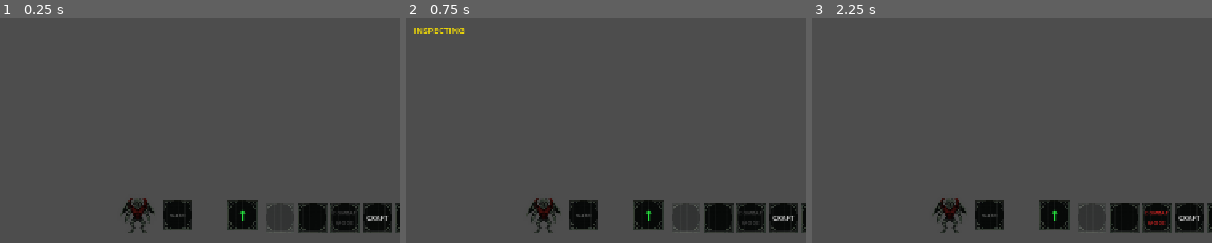
Above: before the commit, frames 1-3 (left to right).
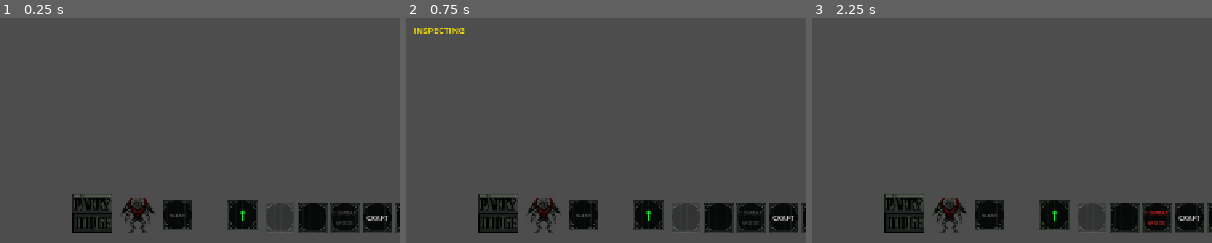
Above: after the commit, the same moments.

Repository: zakanater19/godot-roguetown
Game: Godot game, scene res://player.tscn
Two runs of this game, one before a commit and one after it. Both use one fixed random seed, a clock stepped at 60 frames per second and the inputs below. This scene is started directly instead of the project's main scene.
Inputs (mouse positions are % of the whole screen's width and height, from its top left):
- Up to frame 1 (0.25 s): no input
- Up to frame 2 (0.75 s): tap Enter at 0.5 s; move the mouse to (72, 45) at 0.52 s; hold D from 0.53 s (still down); hold Shift from 0.53 s (still down); click (72, 45) at 0.67 s
- Up to frame 3 (2.25 s): tap Space at 0.77, 1.25 s; release D at 1.25 s; release Shift at 1.25 s; drag from (30, 55) to (45, 70) at 1.27 s; tap Enter at 2 s; move the mouse to (60, 28) at 2.02 s; hold D from 2.03 s (still down); tap C at 2.1 s; click (60, 28) at 2.17 s
The pictures show only the part of the screen within x 0-50%, y 50-100%; the shares and areas given below are measured in that part.

The runs differ from the first frame. In frame 1, 1.6% of the frame differs, in the area x 18-28%, y 78-96%; in frame 2, 1.6%; in frame 3, 1.6%.

Commit message:
adds parry/doge and agility stat

Diff:
--- a/HUD.gd
+++ b/HUD.gd
@@ -71,6 +71,9 @@
 var targeted_limb: String     = "chest"
 var _limb_highlights: Dictionary = {}  # limb_name -> TextureRect
 
+# Combat stance icon
+var _stance_icon: TextureRect = null
+
 const LIMB_REGIONS: Dictionary = {
 	"chest": [Vector2(4,  8),  Vector2(57, 35)],
 	"r_arm": [Vector2(12, 25), Vector2(11, 23)],
@@ -97,6 +100,7 @@
 	_build_clothing_panel(root)
 	_build_hand_boxes(root)
 	_build_limb_panel(root)
+	_build_stance_icon(root)
 
 # ── Clothing panel (shifted left: -140 to center in 1000px game area) ────────
 
@@ -406,6 +410,48 @@
 	if event is InputEventMouseButton and event.button_index == MOUSE_BUTTON_LEFT and event.pressed:
 		_select_limb(limb_name)
 
+# ── Combat stance icon ────────────────────────────────────────────────────────
+
+func _build_stance_icon(parent: Control) -> void:
+	# Sits immediately to the left of the limb panel.
+	# Limb panel: offset_right = -388, offset_left = -452.
+	# We place this panel 8px to the left of that: offset_right = -460, offset_left = -524.
+	var panel := Control.new()
+	panel.anchor_left   = 0.5
+	panel.anchor_right  = 0.5
+	panel.anchor_top    = 1.0
+	panel.anchor_bottom = 1.0
+	panel.offset_right  = -460
+	panel.offset_left   = -524          # 64px wide
+	panel.offset_bottom = -16
+	panel.offset_top    = -16 - 64      # 64px tall
+	panel.mouse_filter  = Control.MOUSE_FILTER_STOP
+	parent.add_child(panel)
+
+	# Dark background
+	var bg := ColorRect.new()
+	bg.color        = Color(0.1, 0.1, 0.1, 0.7)
+	bg.size         = Vector2(64, 64)
+	bg.mouse_filter = Control.MOUSE_FILTER_IGNORE
+	panel.add_child(bg)
+
+	# Stance icon — default dodge
+	var dodge_tex := load("res://ui/dodge.png") as Texture2D
+	_stance_icon = TextureRect.new()
+	_stance_icon.texture      = dodge_tex
+	_stance_icon.stretch_mode = TextureRect.STRETCH_KEEP_ASPECT_CENTERED
+	_stance_icon.expand_mode  = TextureRect.EXPAND_IGNORE_SIZE
+	_stance_icon.size         = Vector2(64, 64)
+	_stance_icon.mouse_filter = Control.MOUSE_FILTER_IGNORE
+	panel.add_child(_stance_icon)
+
+	panel.gui_input.connect(_on_stance_gui_input)
+
+func _on_stance_gui_input(event: InputEvent) -> void:
+	if event is InputEventMouseButton and event.button_index == MOUSE_BUTTON_LEFT and event.pressed:
+		if player != null and player.has_method("toggle_combat_stance"):
+			player.toggle_combat_stance()
+
 # ── Stats Update ─────────────────────────────────────────────────────────────
 
 func update_stats(health: int, stamina: float) -> void:
@@ -442,6 +488,14 @@
 	if _intent_label == null: return
 	if is_combat: _intent_label.add_theme_color_override("font_color", Color(0.9, 0.15, 0.15))
 	else:         _intent_label.add_theme_color_override("font_color", Color(0.3, 0.3, 0.3))
+
+func update_stance_display(stance: String) -> void:
+	if _stance_icon == null:
+		return
+	var tex_path: String = "res://ui/dodge.png" if stance == "dodge" else "res://ui/parry.png"
+	var tex := load(tex_path) as Texture2D
+	if tex != null:
+		_stance_icon.texture = tex
 
 func update_hands_display(hands: Array, active_hand: int) -> void:
 	for i in range(min(2, _hand_icons.size())):
--- a/classes.gd
+++ b/classes.gd
@@ -3,7 +3,8 @@
 const DATA: Dictionary = {
 	"peasant": {
 		"stats": {
-			"strength": 7
+			"strength": 7,
+			"agility": 10
 		},
 		"skills": {
 			"sword_fighting": 0,
@@ -17,7 +18,8 @@
 	},
 	"merchant": {
 		"stats": {
-			"strength": 10
+			"strength": 10,
+			"agility": 10
 		},
 		"skills": {
 			"sword_fighting": 2,
@@ -33,7 +35,8 @@
 	},
 	"bandit": {
 		"stats": {
-			"strength": 11
+			"strength": 11,
+			"agility": 10
 		},
 		"skills": {
 			"sword_fighting": 2,
@@ -49,7 +52,8 @@
 	},
 	"adventurer": {
 		"stats": {
-			"strength": 10
+			"strength": 10,
+			"agility": 10
 		},
 		"skills": {
 			"sword_fighting": 0,
@@ -63,7 +67,8 @@
 	},
 	"swordsman": {
 		"stats": {
-			"strength": 12
+			"strength": 12,
+			"agility": 10
 		},
 		"skills": {
 			"sword_fighting": 3,
@@ -78,7 +83,8 @@
 	},
 	"miner": {
 		"stats": {
-			"strength": 12
+			"strength": 12,
+			"agility": 10
 		},
 		"skills": {
 			"sword_fighting": 1,
@@ -93,7 +99,8 @@
 	},
 	"debug": {
 		"stats": {
-			"strength": 20
+			"strength": 20,
+			"agility": 10
 		},
 		"skills": {
 			"sword_fighting": 5,
--- a/player.gd
+++ b/player.gd
@@ -77,6 +77,7 @@
 
 var intent: String = "help"
 var combat_mode: bool = false
+var combat_stance: String = "dodge"
 var _awaiting_move_confirm: bool = false
 
 # --- SPRINT & EXHAUSTION ---
@@ -109,7 +110,8 @@
 
 # --- STATS ---
 var stats: Dictionary = {
-	"strength": 10
+	"strength": 10,
+	"agility": 10
 }
 
 # --- HEALTH & STAMINA ---
@@ -268,6 +270,9 @@
 func toggle_combat_mode() -> void:
 	if combat: combat.toggle_combat_mode()
 
+func toggle_combat_stance() -> void:
+	if combat: combat.toggle_combat_stance()
+
 func show_loot_warning(looter_peer_id: int, item_desc: String) -> void:
 	if misc: misc.show_loot_warning(looter_peer_id, item_desc)
 
@@ -299,6 +304,19 @@
 	else:
 		if sender_id == 1:
 			if combat: combat.set_combat_mode_local(mode)
+
+@rpc("any_peer", "call_remote", "reliable")
+func _sync_combat_stance(stance: String) -> void:
+	var sender_id = multiplayer.get_remote_sender_id()
+	if sender_id == 0: sender_id = multiplayer.get_unique_id()
+
+	if multiplayer.is_server():
+		if sender_id == get_multiplayer_authority():
+			if combat: combat.set_combat_stance_local(stance)
+			rpc("_sync_combat_stance", stance)
+	else:
+		if sender_id == 1:
+			if combat: combat.set_combat_stance_local(stance)
 
 # ===========================================================================
 # Sleep Mechanics
@@ -725,6 +743,7 @@
 	_hud.setup(self)
 	_hud.update_clothing_display(equipped)
 	_hud.update_combat_display(combat_mode)
+	_hud.update_stance_display(combat_stance)
 
 	_update_hands_ui()
 
--- a/playercombat.gd
+++ b/playercombat.gd
@@ -54,6 +54,25 @@
 		player._hud.update_combat_display(player.combat_mode)
 
 # ===========================================================================
+# Combat Stance Toggling (dodge <-> parry)
+# ===========================================================================
+
+func toggle_combat_stance() -> void:
+	var new_stance: String = "parry" if player.combat_stance == "dodge" else "dodge"
+	set_combat_stance_local(new_stance)
+
+	if player.multiplayer.has_multiplayer_peer():
+		if player.multiplayer.is_server():
+			player.rpc("_sync_combat_stance", new_stance)
+		else:
+			player.rpc_id(1, "_sync_combat_stance", new_stance)
+
+func set_combat_stance_local(stance: String) -> void:
+	player.combat_stance = stance
+	if player._hud != null and player._is_local_authority():
+		player._hud.update_stance_display(stance)
+
+# ===========================================================================
 # Taking Damage & Death
 # ===========================================================================
 
--- a/world.gd
+++ b/world.gd
@@ -162,7 +162,7 @@
 
 
 func _calculate_combat_roll(attacker: Node, defender: Node, base_amount: int, is_sword_attack: bool) -> Dictionary:
-	var result = {"damage": base_amount, "blocked": false}
+	var result = {"damage": base_amount, "blocked": false, "block_type": ""}
 	if not defender.is_in_group("player"):
 		return result
 
@@ -180,15 +180,27 @@
 		if "skills" in attacker:
 			a_skill = attacker.skills.get("sword_fighting", 0)
 
-	var d_skill = 0
-	if d_has_sword:
+	# Determine the defender's combat stance ("dodge" is the default if not set)
+	var d_stance: String = defender.get("combat_stance") if defender.get("combat_stance") != null else "dodge"
+
+	var avoidance_chance = 0.0
+
+	if d_stance == "parry" and d_has_sword:
+		# --- PARRY: skill-based, only when armed ---
+		var d_skill = 0
 		if "skills" in defender:
 			d_skill = defender.skills.get("sword_fighting", 0)
-
-	var block_chance = 0.0
-	if d_has_sword:
-		# Changed multiplier from 19.6 to 17.0 (5 levels advantage = 85% block chance)
-		block_chance = clamp(float(d_skill - a_skill) * 17.0, 0.0, 98.0)
+		# Changed multiplier from 19.6 to 17.0 (5 levels advantage = 85% parry chance)
+		avoidance_chance = clamp(float(d_skill - a_skill) * 17.0, 0.0, 98.0)
+		result.block_type = "parried"
+	else:
+		# --- DODGE: agility-based, always available ---
+		# Base 10 agility = 20% dodge. Each point above/below 10 adds/removes 5%.
+		var d_agility = 10
+		if "stats" in defender:
+			d_agility = defender.stats.get("agility", 10)
+		avoidance_chance = clamp((d_agility - 10) * 5.0 + 20.0, 0.0, 85.0)
+		result.block_type = "dodged"
 
 	# --- DIRECTIONAL COMBAT MODIFIERS ---
 	if attacker != null and (attacker.is_in_group("player") or attacker.is_in_group("npc")):
@@ -202,8 +214,8 @@
 		if attack_dir != -1:
 			var d_facing = defender.facing
 			if attack_dir == d_facing:
-				# Attack from the Front
-				block_chance *= 1.0
+				# Attack from the Front — full avoidance chance
+				avoidance_chance *= 1.0
 			else:
 				var is_back = false
 				if d_facing == 0 and attack_dir == 1: is_back = true
@@ -213,16 +225,18 @@
 
 				if is_back:
 					if not defender.combat_mode:
-						block_chance = 0.0
+						avoidance_chance = 0.0
 					else:
-						block_chance *= 0.1
+						avoidance_chance *= 0.1
 				else:
 					# Attack from Side
-					block_chance *= 0.5
-
-	if randf() * 100.0 < block_chance:
+					avoidance_chance *= 0.5
+
+	if randf() * 100.0 < avoidance_chance:
 		result.damage  = 0
 		result.blocked = true
+	else:
+		result.block_type = ""
 
 	return result
 
@@ -693,7 +707,7 @@
 		else:
 			continue
 
-		rpc_broadcast_damage_log.rpc(attacker.character_name, target_name, roll.damage, source_tile, roll.blocked, false, targeted_limb)
+		rpc_broadcast_damage_log.rpc(attacker.character_name, target_name, roll.damage, source_tile, roll.blocked, false, targeted_limb, roll.get("block_type", ""))
 
 @rpc("any_peer", "call_remote", "reliable")
 func rpc_damage_wall(pos: Vector2i) -> void:
@@ -1244,7 +1258,7 @@
 
 				if target_name != "":
 					var roll = hit_results.get(entity, {"damage": dmg, "blocked": false})
-					rpc_broadcast_damage_log.rpc(attacker_p.character_name, target_name, roll.damage, src_tile, roll.blocked)
+					rpc_broadcast_damage_log.rpc(attacker_p.character_name, target_name, roll.damage, src_tile, roll.blocked, false, "", roll.get("block_type", ""))
 	)
 
 # ---------------------------------------------------------------------------
@@ -1295,7 +1309,7 @@
 # ---------------------------------------------------------------------------
 
 @rpc("authority", "call_local", "reliable")
-func rpc_broadcast_damage_log(attacker_name: String, target_name: String, amount: int, source_tile: Vector2i, blocked: bool = false, is_shove: bool = false, targeted_limb: String = "") -> void:
+func rpc_broadcast_damage_log(attacker_name: String, target_name: String, amount: int, source_tile: Vector2i, blocked: bool = false, is_shove: bool = false, targeted_limb: String = "", block_type: String = "") -> void:
 	var local_player := get_local_player()
 	if local_player == null:
 		return
@@ -1326,7 +1340,8 @@
 	if is_shove:
 		log_text = "[color=#ffcc00][font_size=14]" + disp_attacker + " shoved " + disp_target + "![/font_size][/color]"
 	elif blocked:
-		log_text = "[color=#aaaaaa][font_size=14]" + disp_target + " blocked " + disp_attacker + "'s attack![/font_size][/color]"
+		var block_word: String = "parried" if block_type == "parried" else "dodged"
+		log_text = "[color=#aaaaaa][font_size=14]" + disp_target + " " + block_word + " " + disp_attacker + "'s attack![/font_size][/color]"
 	else:
 		if limb_str != "":
 			log_text = "[color=#ff4444][font_size=14]" + disp_attacker + " hit " + disp_target + " in the " + limb_str + " for " + str(amount) + " damage[/font_size][/color]"
Not shown, added: .gitattributes
Not shown, added: .gitignore
